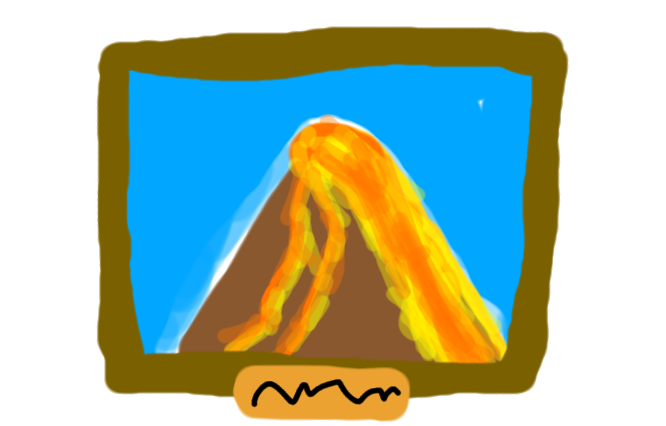
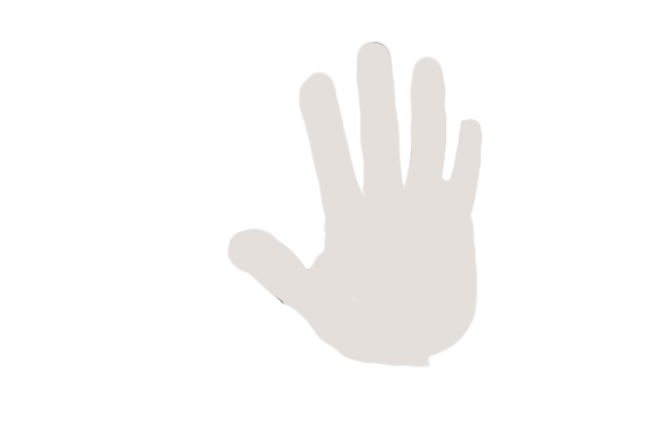
Comparing the layer stacks of the two 666 × 426 images. Changes:
added layer "Paint Layer 61 (pasted)" above "Paint Layer 60" over [96, 26, 512, 422]
hid "Paint Layer 33", painted on it over [96, 26, 569, 422]
hid "Paint Layer 56" over [128, 64, 569, 422]
hid "Paint Layer 57", painted on it over [96, 26, 569, 422]
